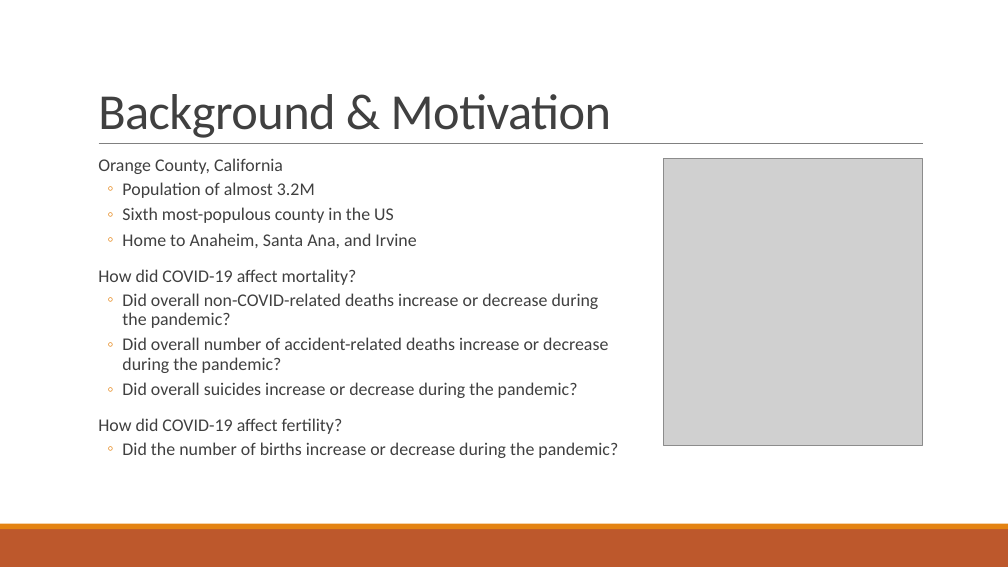
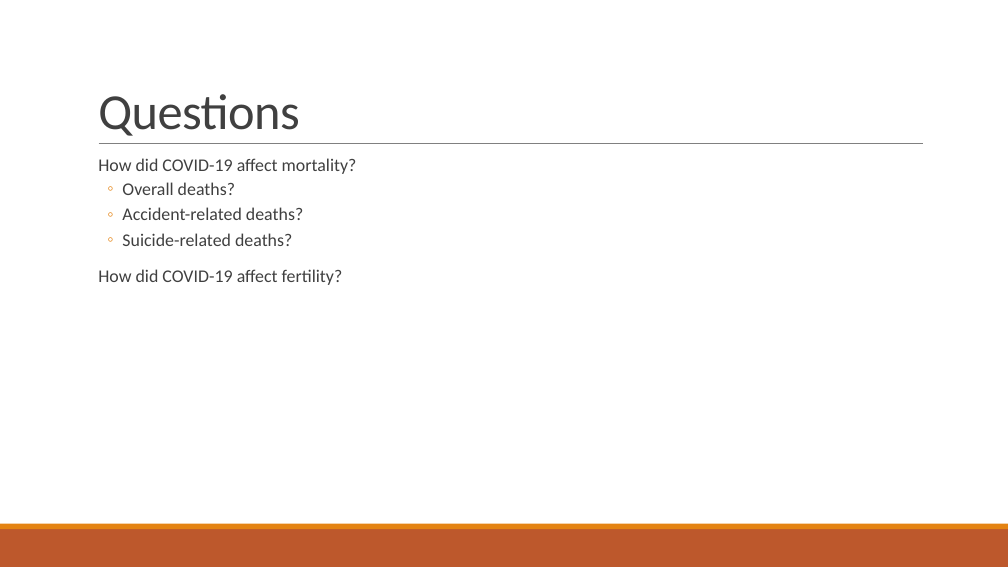
Before and after one commit to anushnap/data512-project, a slide deck: slide 2 of submissions/oc_county_mortality_fertility.pptx. Drawn at 1008x567 pixels with LibreOffice and Linux fonts; fonts in the diff are those of the drawing; grey boxes stand for pictures. Boxes give left, top, right and bottom in pixels: in the first picture for what was removed or moved away, otherwise in the second. Text is boxed around its words. In the diff, an @@ line names an element or a change of style, - is before the commit and + after.

Commit message:
finished ppt

```diff
--- a/submissions/oc_county_mortality_fertility.pptx
+++ b/submissions/oc_county_mortality_fertility.pptx
@@ title at [98, 94, 300, 136]: text changed @@
-Background & Motivation
+Questions
@@ text at [98, 158, 416, 248]: paragraphs removed @@
-  Orange County, California
-  ◦ Population of almost 3.2M
-  ◦ Sixth most-populous county in the US
-  ◦ Home to Anaheim, Santa Ana, and Irvine
@@ picture removed at [663, 159, 923, 446] @@
@@ text at [122, 182, 303, 246]: text changed @@
-  ◦ Did overall non-COVID-related deaths increase or decrease during the pandemic?
-  ◦ Did overall number of accident-related deaths increase or decrease during the pandemic?
-  ◦ Did overall suicides increase or decrease during the pandemic?
+  ◦ Overall deaths?
+  ◦ Accident-related deaths?
+  ◦ Suicide-related deaths?
@@ text at [122, 442, 618, 458]: paragraph removed @@
-  ◦ Did the number of births increase or decrease during the pandemic?
```
Also in this commit, not shown: 2 other slides changed, 9 slides added, 8 slides removed.
